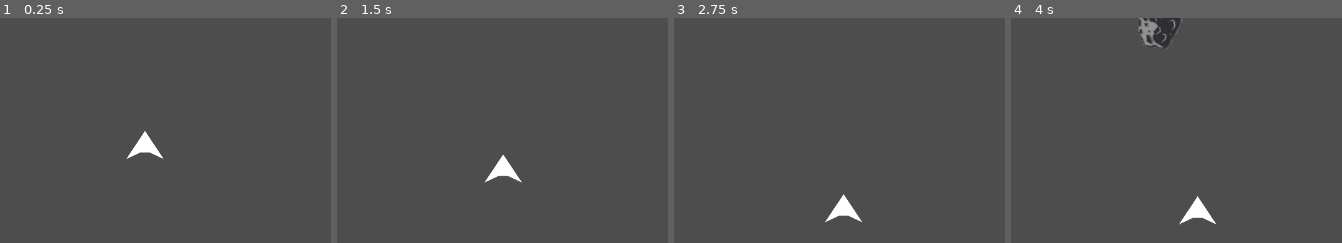
Above: before the commit, frames 1-4 (left to right).
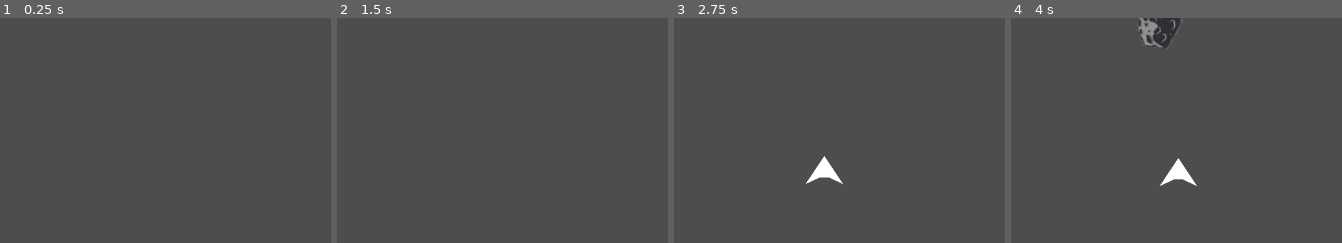
Above: after the commit, the same moments.

Repository: Lucapetre/starstroids
Game: Godot game, scene res://game_scene.tscn
The game is run twice, just before and just after one commit, with the same random seed, the same clock (stepped at 60 frames per second) and the same inputs.
Inputs:
- Up to frame 1 (0.25 s): no input
- Up to frame 2 (1.5 s): tap Enter at 0.5 s; hold E (strafe_right) 0.53-1.28 s; hold S (decelerate) 0.53-1.28 s; hold Q (strafe_left) from 1.28 s (still down); tap S (decelerate) at 1.35 s
- Up to frame 3 (2.75 s): tap Space at 2 s; release Q (strafe_left) at 2.03 s; hold E (strafe_right) from 2.03 s (still down); hold S (decelerate) from 2.03 s (still down)
- Up to frame 4 (4 s): release E (strafe_right) at 2.78 s; release S (decelerate) at 2.78 s; hold W (accelerate) 2.78-3.53 s; tap S (decelerate) at 2.85 s; hold Q (strafe_left) from 3.53 s (still down); hold S (decelerate) from 3.53 s (still down)
The pictures show only the part of the screen within x 38-88%, y 22-72%; the shares and areas given below are measured in that part.

The runs differ from the first frame. In frame 1, 0.5% of the frame differs, in the area x 38-50%, y 50-63%; in frame 2, 0.5%; in frame 3, 1.1%, in the area x 39-57%, y 61-91%; in frame 4, 1.1%.

Commit message:
Fix player collision

Diff:
--- a/game_scene.tscn
+++ b/game_scene.tscn
@@ -12,7 +12,6 @@
 
 func game_start():
 	score = 0
-	$Player.start()
 	$StartTimer.start()
 
 func game_over():
@@ -31,6 +30,7 @@
 
 func _on_start_timer_timeout():
 	$AsteroidSpawnTimer.start()
+	$Player.start()
 
 
 func _on_asteroid_spawn_timer_timeout():
--- a/player.gd
+++ b/player.gd
@@ -78,7 +78,7 @@
 	print("eee")
 	hide() # replace with health/damage system
 	hit.emit()
-	#$CollisionPolygon2D.set_deferred("disabled", true)
+	$CollisionPolygon2D.set_deferred("disabled", true)
 
 	body.queue_free()
 
